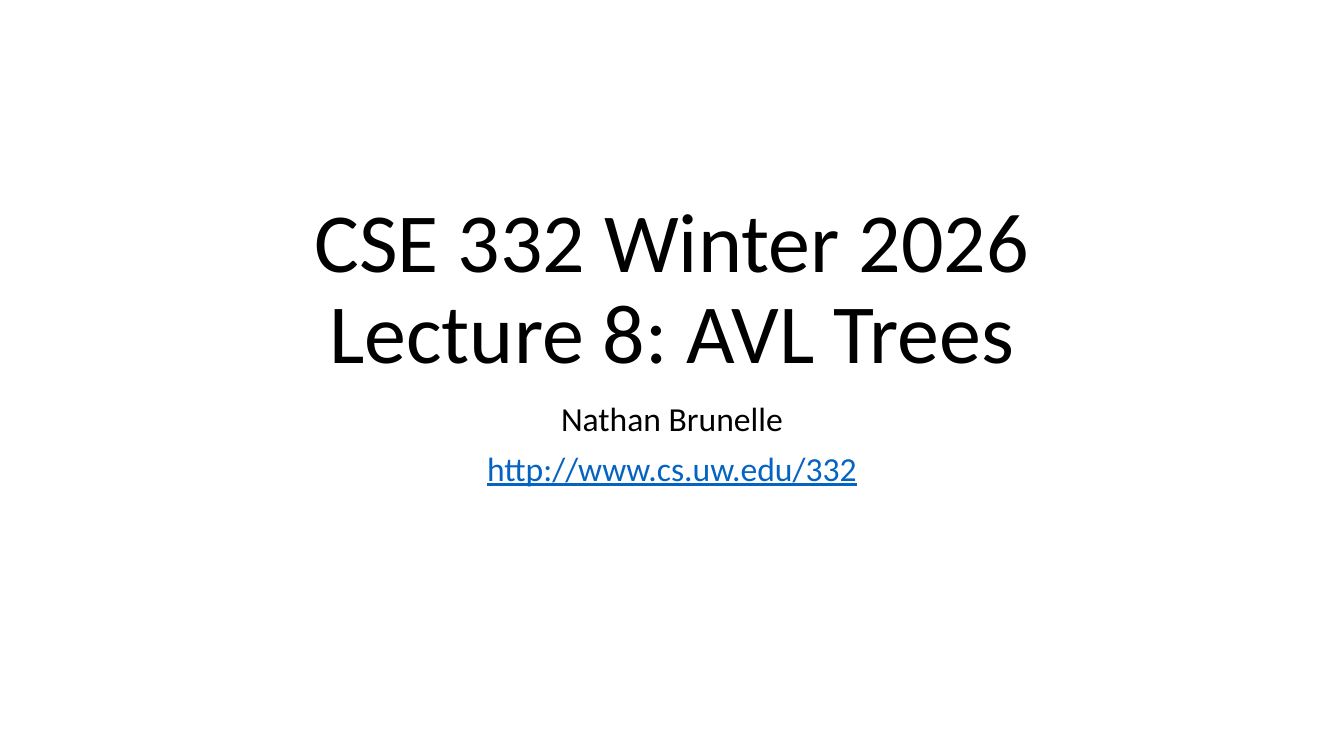
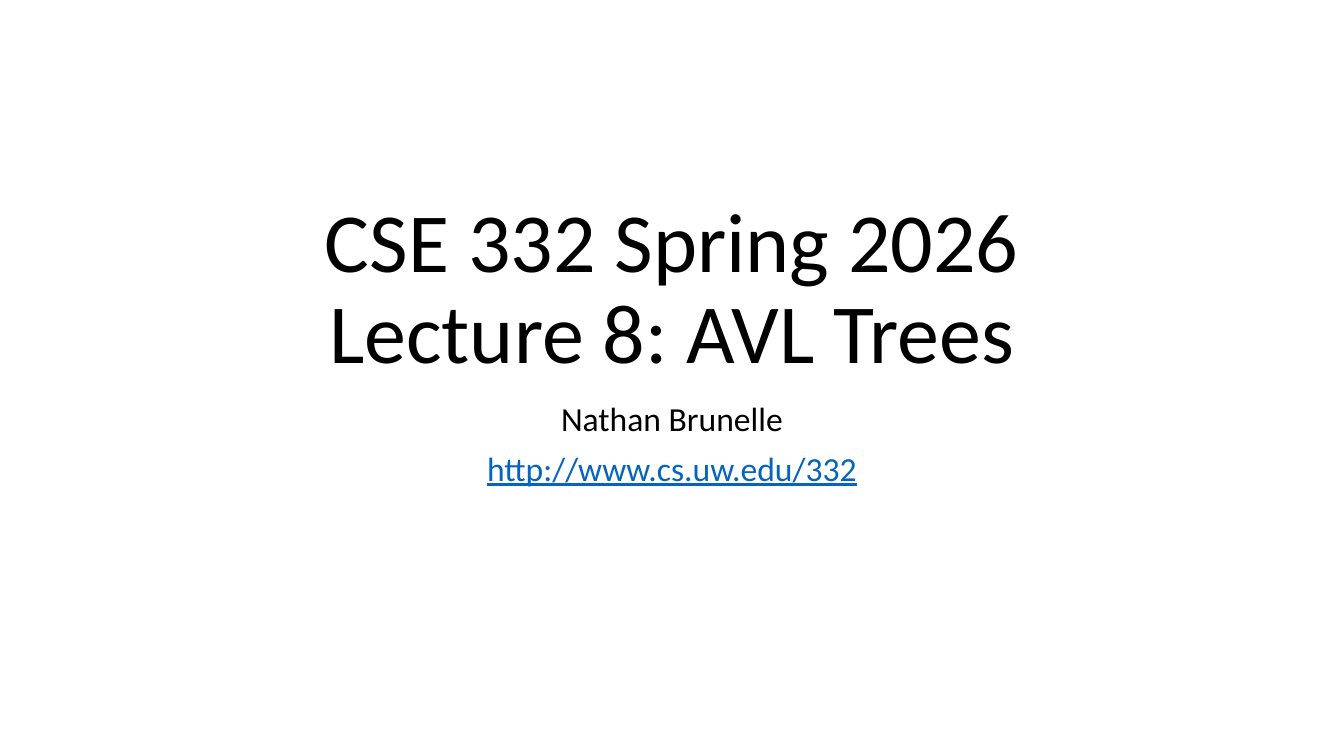
Before and after one commit to natebrunelle/cse332, a slide deck: slide 1 of markdown/files/slides/lecture8_avl.pptx. Drawn at 1344x756 pixels with LibreOffice and Linux fonts; fonts in the diff are those of the drawing. Boxes give left, top, right and bottom in pixels: in the first picture for what was removed or moved away, otherwise in the second. Text is boxed around its words. In the diff, an @@ line names an element or a change of style, - is before the commit and + after.

```diff
--- a/markdown/files/slides/lecture8_avl.pptx
+++ b/markdown/files/slides/lecture8_avl.pptx
@@ title at (325,214,1018,364): text changed @@
-CSE 332 Winter 2026
-Lecture 8: AVL Trees
+CSE 332 Spring 2026
+Lecture 8: AVL Trees
```
Also in this commit, not shown: 10 other slides changed, 5 slides added, 9 slides removed, 13 other files.
